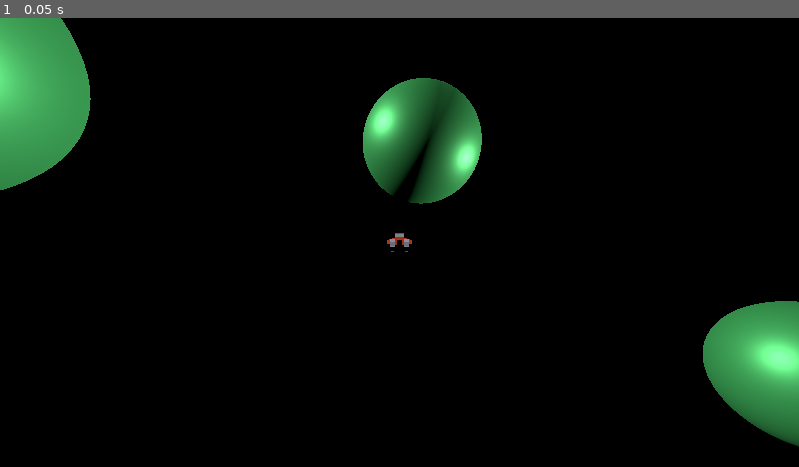
Above: before the commit, frame 1.
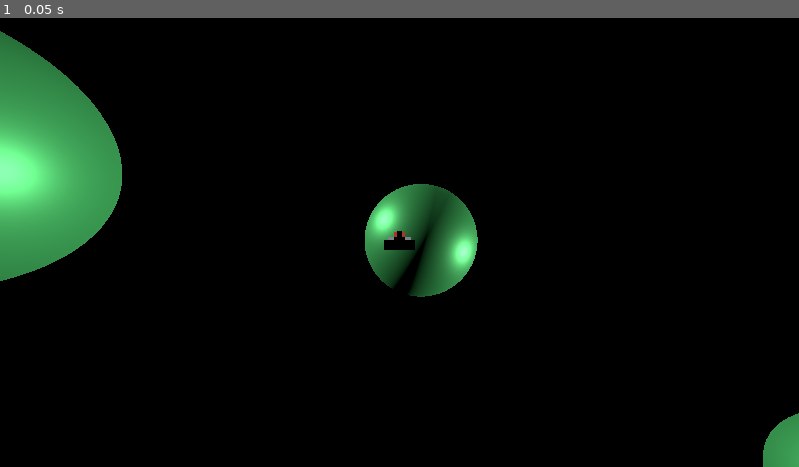
Above: after the commit, the same moment.

Repository: quarkscodes/slingspace
Game: Godot game, scene res://game.tscn
Two runs of this game, one before a commit and one after it. Both use one fixed random seed, a clock stepped at 60 frames per second and the inputs below.
Inputs:
- Up to frame 1 (0.05 s): no input

The runs differ from the first frame. In frame 1, 14% of the frame differs, in the area x 0-100%, y 0-100%.

Commit message:
finally have camera set up to slerp properly

Diff:
--- a/game.tscn
+++ b/game.tscn
@@ -18,7 +18,7 @@
 unique_name_in_owner = true
 
 [node name="CameraPivot" parent="Player" unique_id=1756815400 instance=ExtResource("2_feb5d")]
-transform = Transform3D(1, 0, 0, 0, 1, 0, 0, 0, 1, 0, 2, 6)
+top_level = true
 
 [node name="DirectionalLight3D" type="DirectionalLight3D" parent="." unique_id=984654347]
 transform = Transform3D(0, 0.5, -0.86602545, 0, 0.86602545, 0.5, 1, 0, 0, -115, 27, 26)
@@ -38,8 +38,6 @@
 [node name="Planetoid4" parent="." unique_id=1955992068 instance=ExtResource("2_e2o6t")]
 transform = Transform3D(1, 0, 0, 0, 1, 0, 0, 0, 1, -430, 83, -256)
 
-[connection signal="player_rotated" from="Player" to="Player/CameraPivot" method="_on_player_player_rotated"]
-
 [editable path="Planetoid"]
 [editable path="Planetoid2"]
 [editable path="Planetoid3"]
--- a/player/camera_pivot.gd
+++ b/player/camera_pivot.gd
@@ -2,7 +2,10 @@
 
 @onready var player = %Player
 
+# I think the issue lies in the setup of the target_basis but I could be wrong
 func _process(delta: float) -> void:
-	basis = basis.slerp(%Player.get("basis"), 20.0)
+	var target_xform: Transform3D = player.get_global_transform_interpolated()
+	basis = basis.slerp(target_xform.basis, 1.5 * delta)
 	basis = basis.orthonormalized()
-	look_at(player.get("position"))
+
+	position = player.position
--- a/player/camera_pivot.tscn
+++ b/player/camera_pivot.tscn
@@ -6,7 +6,8 @@
 script = ExtResource("1_kum30")
 
 [node name="SpringArm3D" type="SpringArm3D" parent="." unique_id=1423577158]
-spring_length = 8.0
+transform = Transform3D(1, 0, 0, 0, 1, 0, 0, 0, 1, 0, 0, 6)
+spring_length = 6.0
 
 [node name="Camera3D" type="Camera3D" parent="SpringArm3D" unique_id=846433666]
 unique_name_in_owner = true
